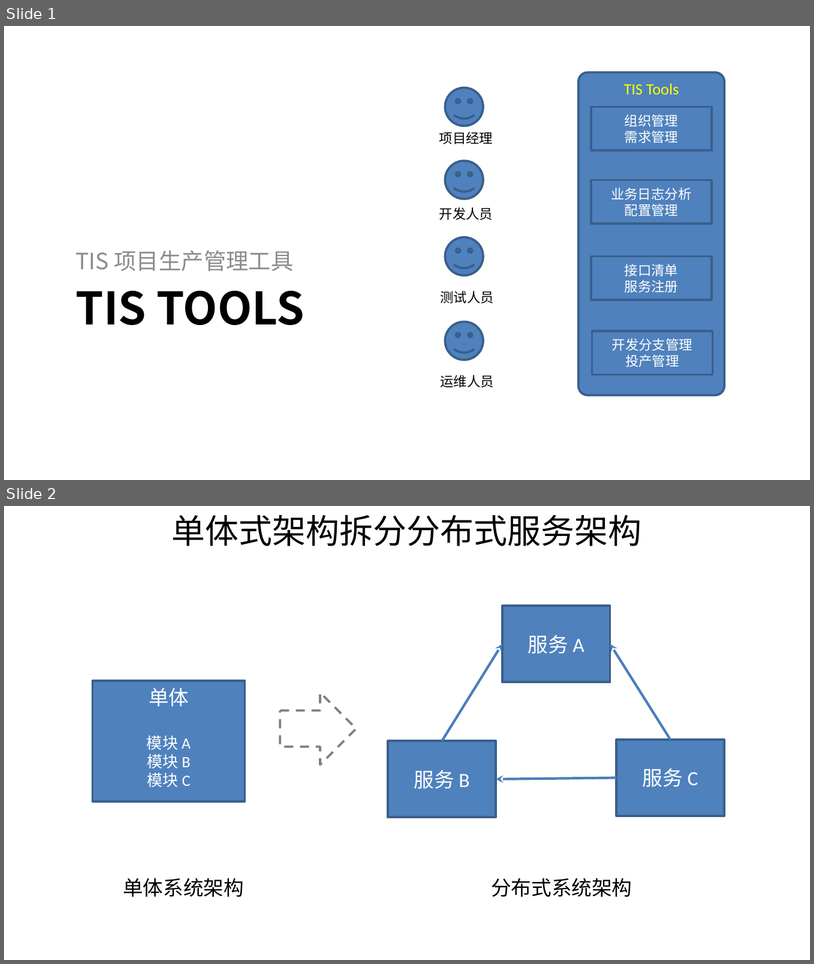
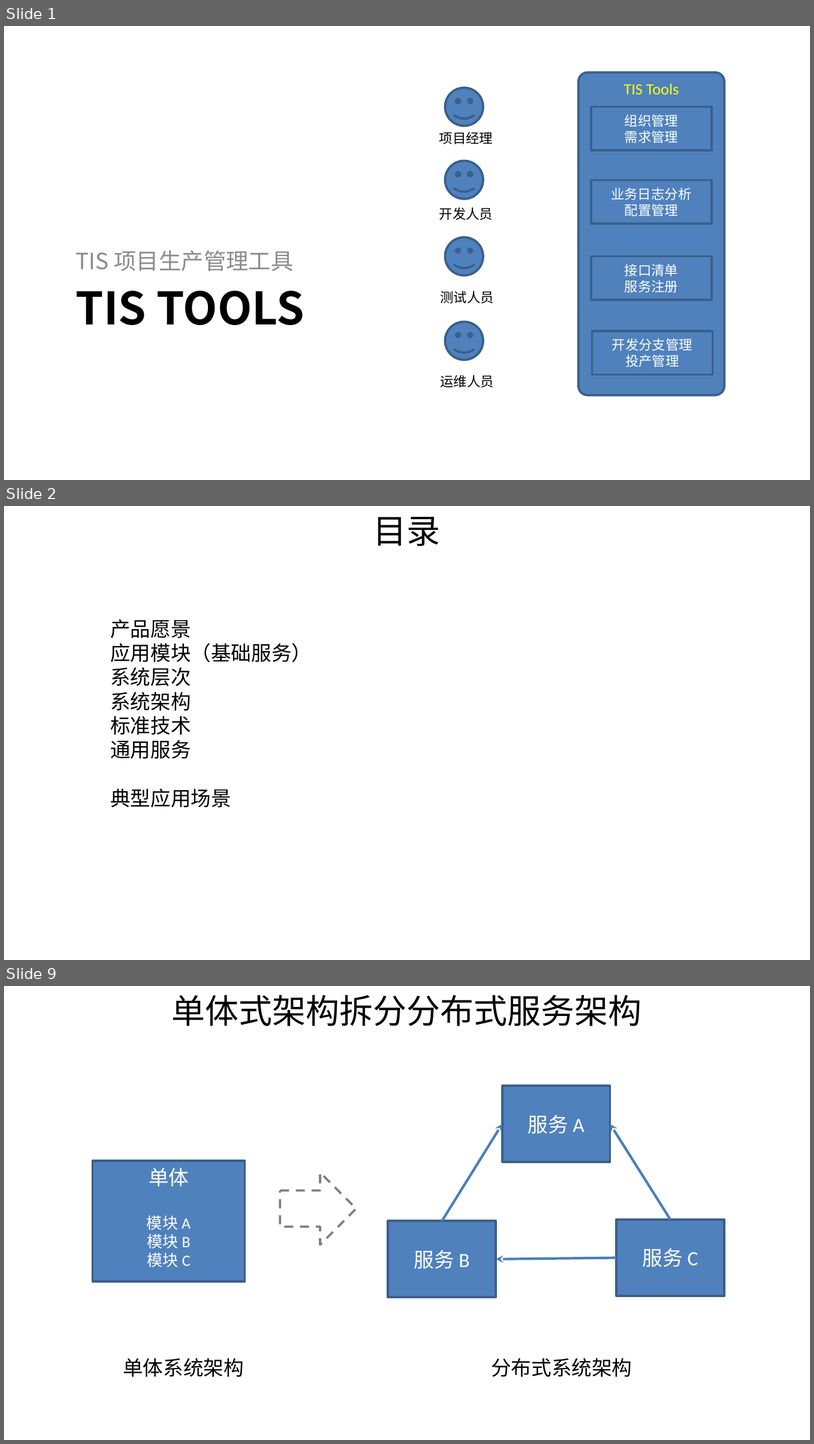
Before and after one commit to shiyunlai/tistools, a slide deck: TIStools.pptx. Shown one above the other, each under a label of ours: slides 1 and 2 before the commit, slides 1, 2 and 9 after it; the slides between them are not shown. The pictures are 814x964 and 814x1444 pixels, drawn with LibreOffice and Linux fonts; fonts in the diff are those of the drawing. Boxes give left, top, right and bottom in pixels: in the first picture for what was removed or moved away, otherwise in the second. Text is boxed around its words. In the diff, an @@ line names an element or a change of style, - is before the commit and + after.

```diff
--- a/TIStools.pptx
+++ b/TIStools.pptx
@@ slide 2 added at box(4, 506, 810, 960), background #FFFFFF @@
@@ text added at box(374, 517, 441, 546), 30 pt, text #000000 @@
+目录
@@ text added at box(110, 619, 312, 807), 18 pt, text #000000 @@
+产品愿景
+应用模块（基础服务）
+系统层次
+系统架构
+标准技术
+通用服务
+典型应用场景
@@ what was slide 2 is now slide 9 @@
```
Also in this commit, not shown: 3 slides changed, 5 other slides added.
